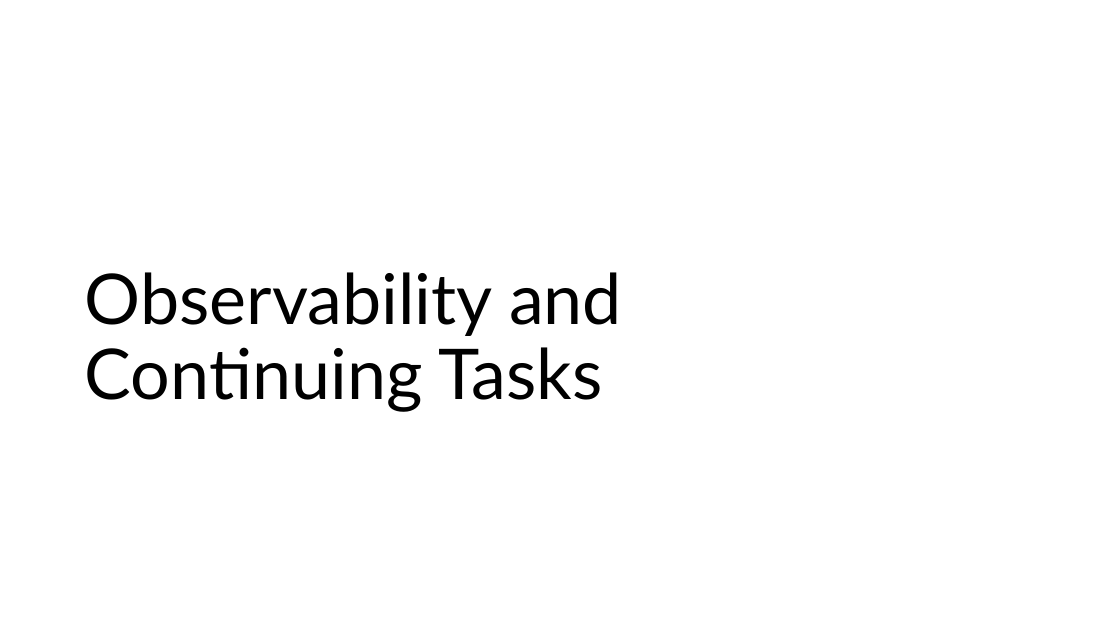
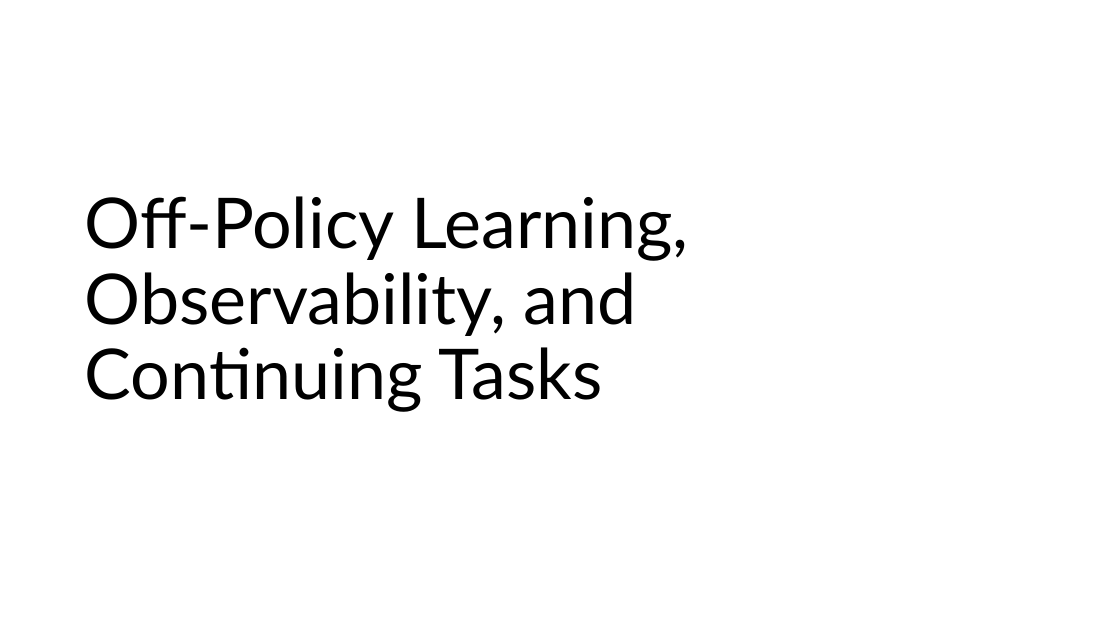
Before and after one commit to mhahsler/Introduction_to_Reinforcement_Learning, a slide deck: slide 40 of slides/Lecture_Chapter09.pptx. Drawn at 1120x630 pixels with LibreOffice and Linux fonts; fonts in the diff are those of the drawing. Boxes give left, top, right and bottom in pixels: in the first picture for what was removed or moved away, otherwise in the second. Text is boxed around its words. In the diff, an @@ line names an element or a change of style, - is before the commit and + after.

```diff
--- a/slides/Lecture_Chapter09.pptx
+++ b/slides/Lecture_Chapter09.pptx
@@ title at box(85, 196, 689, 412): text changed @@
-Observability and
-Continuing Tasks
+Off-Policy Learning,
+Observability, and
+Continuing Tasks
```
Also in this commit, not shown: 2 other slides changed, 1 other file.
